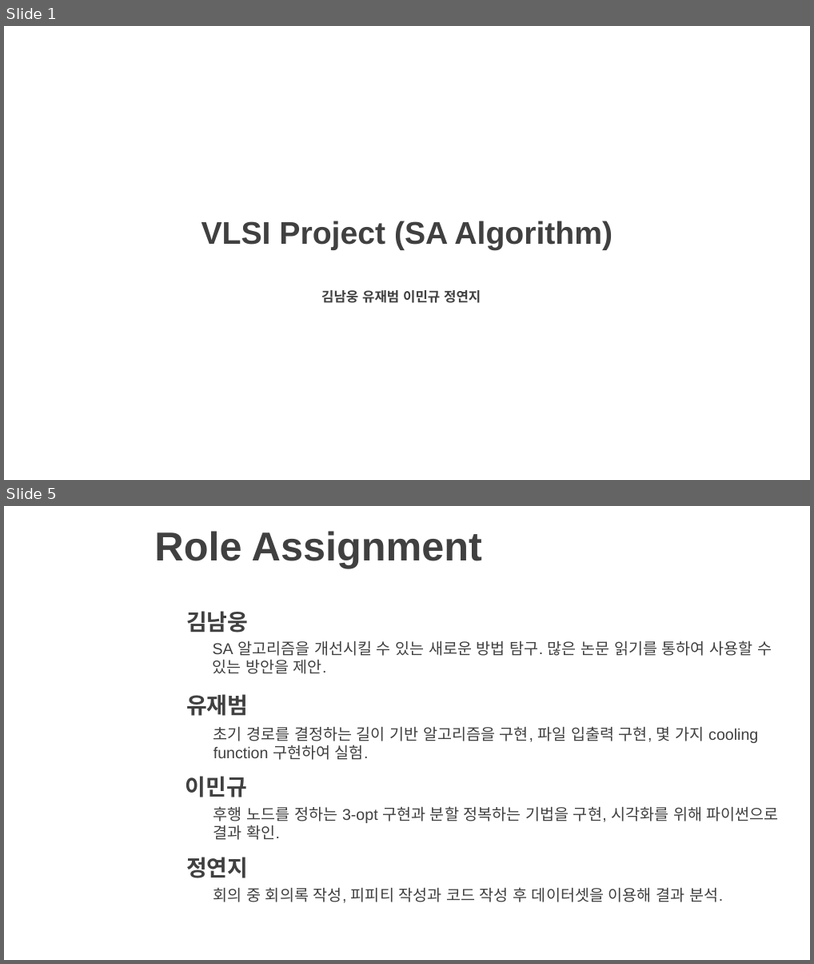
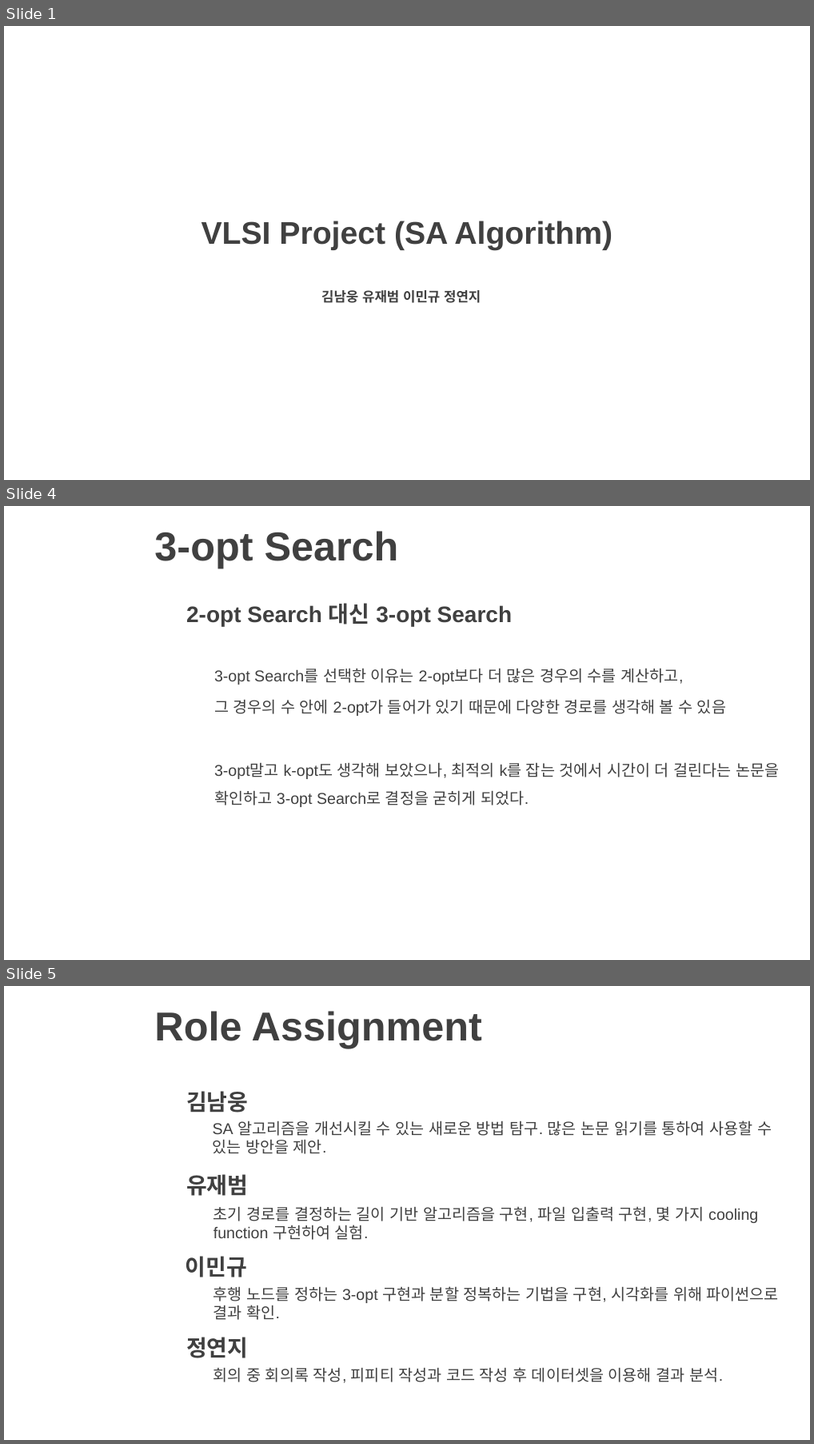
Before and after one commit to elwlwlwk/VLSI, a slide deck: VLSI(SA).pptx. Shown one above the other, each under a label of ours: slides 1 and 5 before the commit, slides 1, 4 and 5 after it; the slides between them are not shown. The pictures are 814x964 and 814x1444 pixels, drawn with LibreOffice and Linux fonts; fonts in the diff are those of the drawing; background and template pictures are left out. Boxes give left, top, right and bottom in pixels: in the first picture for what was removed or moved away, otherwise in the second. Text is boxed around its words. In the diff, an @@ line names an element or a change of style, - is before the commit and + after.

```diff
--- a/VLSI(SA).pptx
+++ b/VLSI(SA).pptx
@@ slide 4 added at <box>4,506,810,960</box>, background picture (left out) @@
@@ title added at <box>154,531,399,568</box>, 36 pt, text #404040, bold @@
+3-opt Search
@@ text added at <box>186,603,512,626</box>, 20 pt, text #404040, bold @@
+2-opt Search 대신 3-opt Search
@@ text added at <box>214,668,779,807</box>, 14 pt, text #404040 @@
+3-opt Search를 선택한 이유는 2-opt보다 더 많은 경우의 수를 계산하고,
+그 경우의 수 안에 2-opt가 들어가 있기 때문에 다양한 경로를 생각해 볼 수 있음
+3-opt말고 k-opt도 생각해 보았으나, 최적의 k를 잡는 것에서 시간이 더 걸린다는 논문을 확인하고 3-opt Search로 결정을 굳히게 되었다.
```
Also in this commit, not shown: 2 slides changed, 1 slide removed.
